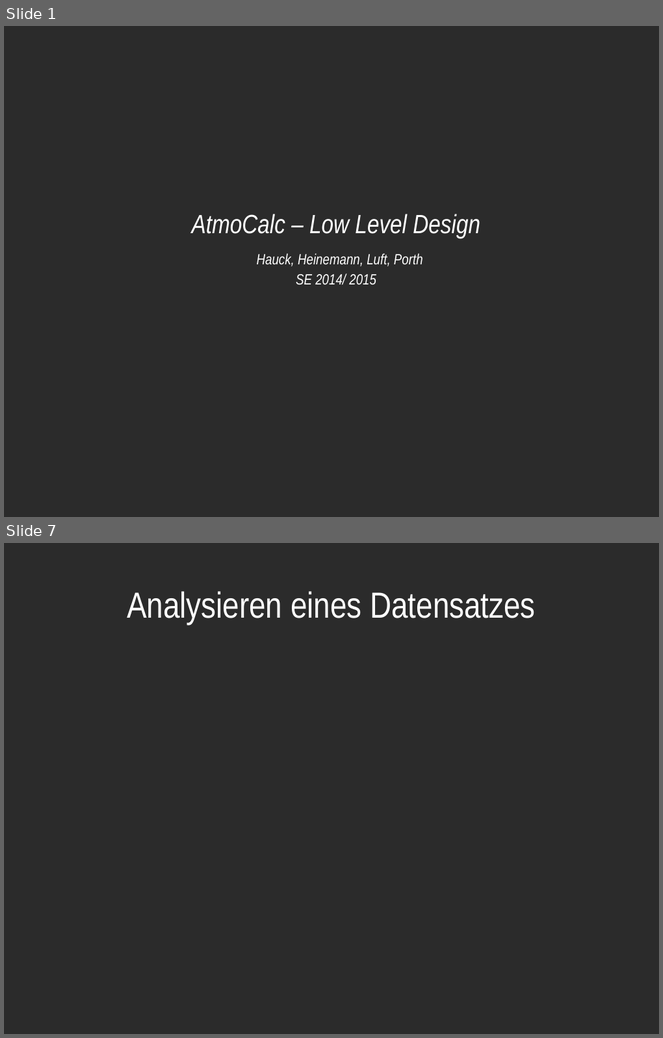
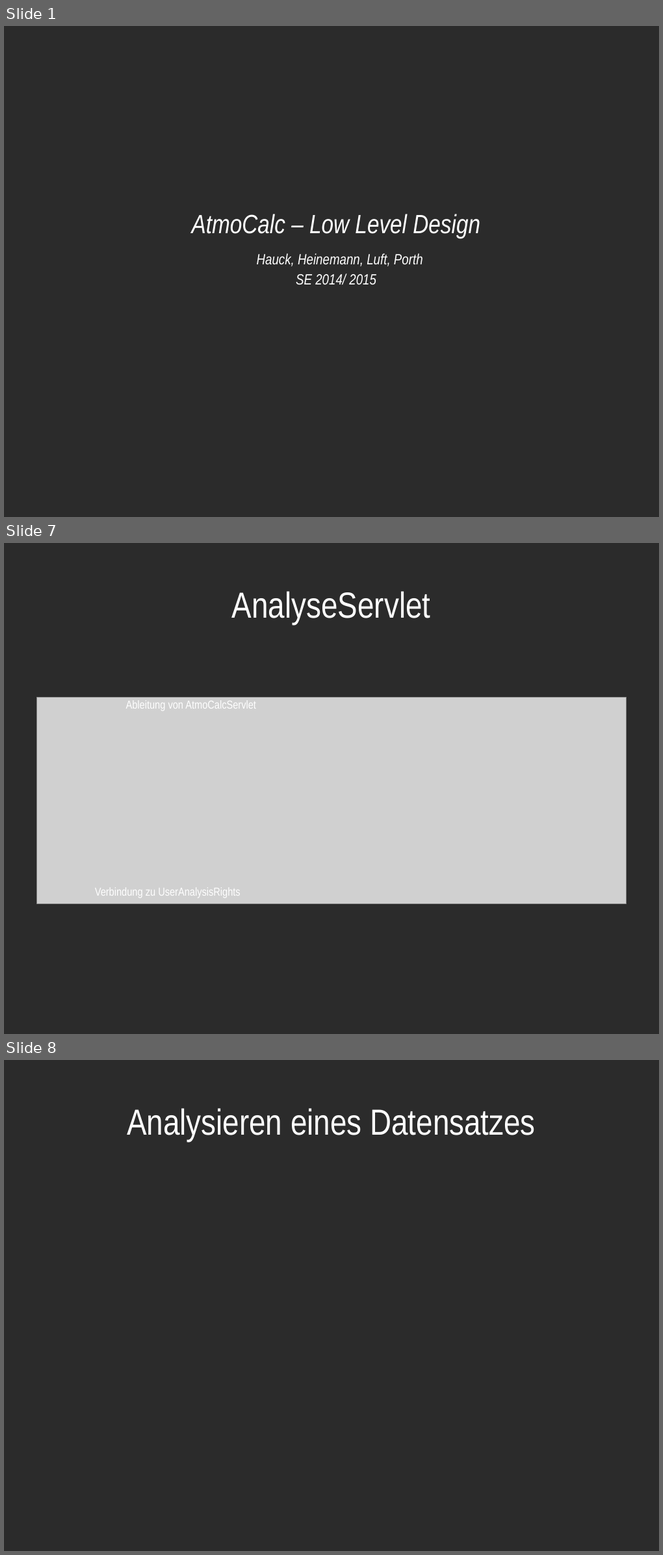
Before and after one commit to GitIgitt/SE1415, a slide deck: 03_LOW-LEVEL-DESIGN/Low Level Design Präsentation.odp. Shown one above the other, each under a label of ours: slides 1 and 7 before the commit, slides 1, 7 and 8 after it; the slides between them are not shown. The pictures are 663x1038 and 663x1555 pixels, drawn with LibreOffice and Linux fonts; fonts in the diff are those of the drawing; grey boxes stand for pictures; background and template pictures are left out; a plain dark background stands for a picture behind light text. Boxes give left, top, right and bottom in pixels: in the first picture for what was removed or moved away, otherwise in the second. Text is boxed around its words. In the diff, an @@ line names an element or a change of style, - is before the commit and + after.

```diff
--- a/03_LOW-LEVEL-DESIGN/Low Level Design Präsentation.odp
+++ b/03_LOW-LEVEL-DESIGN/Low Level Design Präsentation.odp
@@ slide 7 added at (x1=4, y1=543, x2=659, y2=1034), background picture (left out) @@
@@ title added at (x1=232, y1=591, x2=430, y2=624), 44 pt, text #FFFFFF @@
+AnalyseServlet
@@ picture added at (x1=36, y1=697, x2=627, y2=904) @@
@@ title added at (x1=126, y1=700, x2=256, y2=711), 14 pt, text #FFFFFF @@
+Ableitung von AtmoCalcServlet
@@ title added at (x1=95, y1=887, x2=241, y2=898), 14 pt, text #FFFFFF @@
+Verbindung zu UserAnalysisRights
@@ what was slide 7 is now slide 8 @@
```
Also in this commit, not shown: 2 slides changed, 3 other slides added, 3 slides removed, 9 other files.
